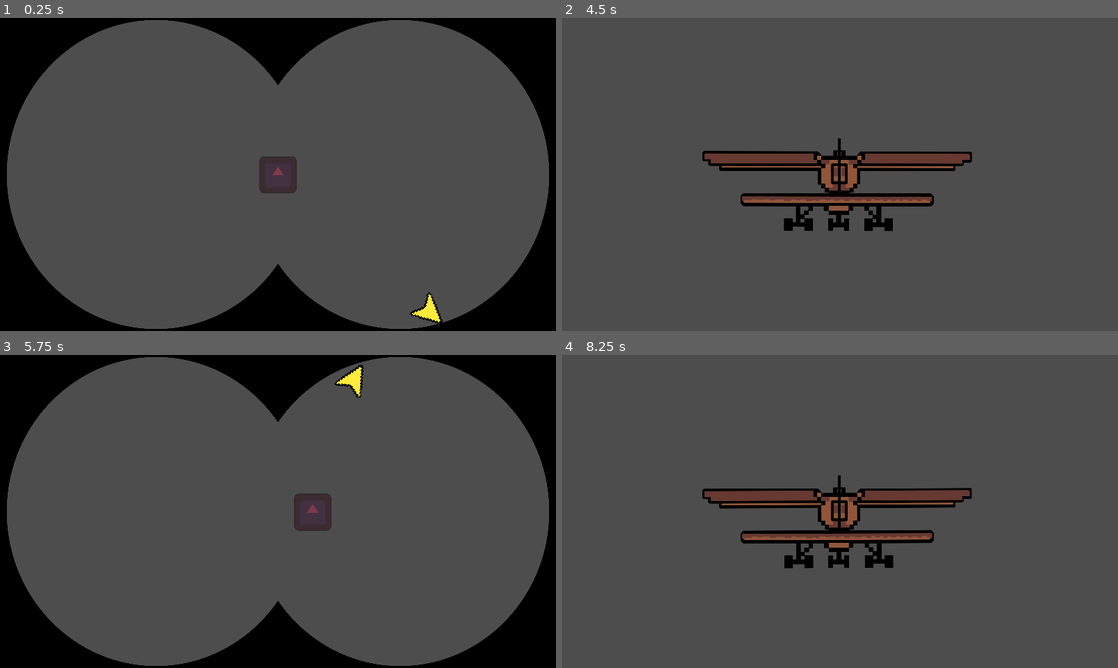
Above: before the commit, frames 1-4 (two rows, left to right).
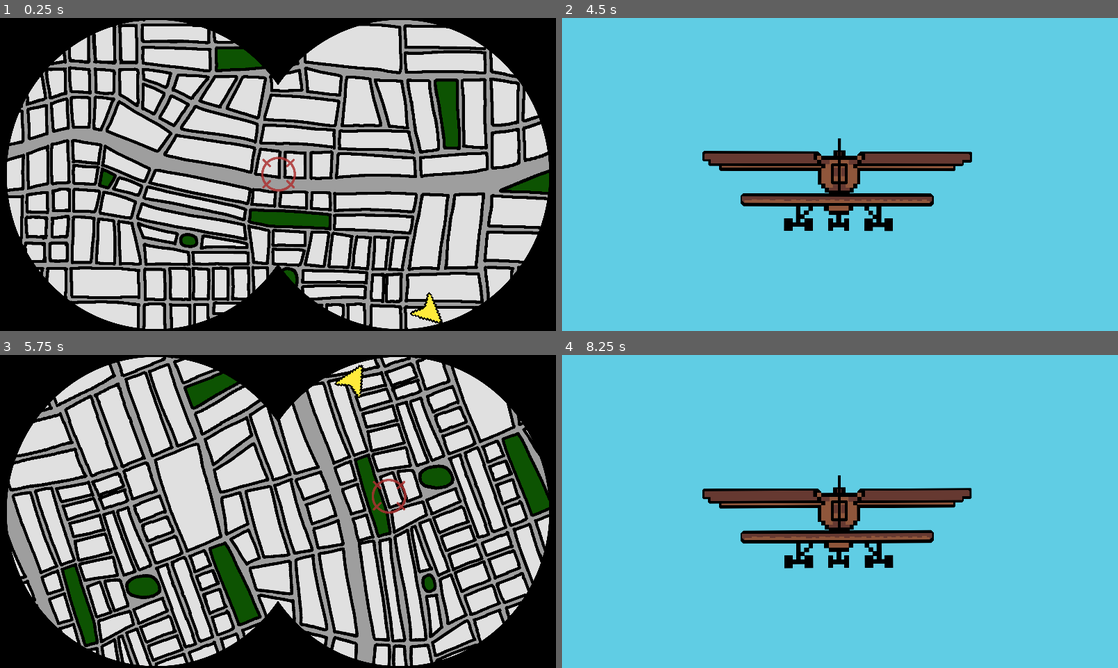
Above: after the commit, the same moments.

Repository: milksake/Slime
Game: Godot game, scene res://scenes/game.tscn
Same seed, same stepped clock (60 frames per second), same inputs: the game is played once before the commit and once after it. This scene is started directly instead of the project's main scene. The engine's default icon, where the game draws it, is replaced by a stand-in: a white triangle on a blue panel in a dark square.
Inputs (mouse positions are in pixels of both pictures, inside the frame that each line leads up to):
- Up to frame 1 (0.25 s): no input
- Up to frame 2 (4.5 s): move the mouse to (962, 158) at 0.52 s; hold Right (ui_right) 0.53-1.28 s; tap X (change_to_avion) at 0.6, 4.35 s; click (962, 158) at 0.67 s; move the mouse to (728, 190) at 1.27 s; hold A (limpiar_moco_izq) 1.28-2.03 s; tap Z (change_to_binocular) at 1.35 s; move the mouse to (895, 105) at 2.02 s; hold Right (ui_right) 2.03-3.53 s; tap C (change_to_moco) at 2.1 s; move the mouse to (812, 237) at 2.77 s; click (812, 237) at 2.85 s; move the mouse to (1006, 221) at 3.52 s; hold D (limpiar_moco_der) 3.53-4.28 s; hold A (limpiar_moco_izq) from 3.53 s (still down); move the mouse to (673, 127) at 4.27 s
- Up to frame 3 (5.75 s): keep holding A (limpiar_moco_izq); move the mouse to (305, 511) at 5.02 s; tap Z (change_to_binocular) at 5.1 s; click (305, 511) at 5.17 s
- Up to frame 4 (8.25 s): move the mouse to (756, 433) at 5.77 s; release A (limpiar_moco_izq) at 5.78 s; hold Right (ui_right) 5.78-8.03 s; tap C (change_to_moco) at 5.85 s; move the mouse to (962, 495) at 6.52 s; press the mouse at (962, 495) at 6.53 s; move the mouse to (728, 527) at 7.27 s; release the mouse at (728, 527) at 7.28 s; tap D (limpiar_moco_der) at 7.35 s; click (728, 527) at 7.42 s; move the mouse to (895, 442) at 8.02 s; hold A (limpiar_moco_izq) from 8.03 s (still down); tap X (change_to_avion) at 8.1 s

The runs differ from the first frame. In frame 1, 78% of the frame differs, in the area x 1-99%, y 0-100%; in frame 2, 95%; in frame 3, 78%; in frame 4, 95%, in the area x 0-100%, y 0-100%.

Commit message:
added sprites

Diff:
--- a/avion/avion.gd
+++ b/avion/avion.gd
@@ -6,6 +6,8 @@
 var max_speed = 4.0
 var rotation_aceleration = 0.2
 var return_speed = 20
+
+@export var planeSprite : Sprite2D
 
 var processs = true
 
@@ -28,13 +30,13 @@
 		emit_signal("speed_changed", rotation_speed)
 		print(rotation_speed)
 	else:
-		if abs(rotation) > 0.001:
-			var dir = sign(rotation)
+		if abs(planeSprite.rotation) > 0.001:
+			var dir = sign(planeSprite.rotation)
 			rotation_speed = -dir * return_speed * delta
 		else:
-			rotation = 0
+			planeSprite.rotation = 0
 			rotation_speed = 0
 
 	rotation_speed = clamp(rotation_speed, -max_speed, max_speed)
-	rotation += rotation_speed * delta
-	rotation = clamp(rotation, -max_rotation, max_rotation)
+	planeSprite.rotation += rotation_speed * delta
+	planeSprite.rotation = clamp(planeSprite.rotation, -max_rotation, max_rotation)
--- a/avion/avion.tscn
+++ b/avion/avion.tscn
@@ -1,13 +1,24 @@
-[gd_scene load_steps=3 format=3 uid="uid://c7c4y80v8agw3"]
+[gd_scene load_steps=5 format=3 uid="uid://c7c4y80v8agw3"]
 
 [ext_resource type="Script" path="res://avion/avion.gd" id="1_2mica"]
 [ext_resource type="Texture2D" uid="uid://bwx07ltrs1rxe" path="res://scripts/avioneta.png" id="2_mlaa0"]
 
-[node name="avion" type="Node2D"]
+[sub_resource type="Gradient" id="Gradient_12w2f"]
+offsets = PackedFloat32Array(0)
+colors = PackedColorArray(0.376471, 0.803922, 0.894118, 1)
+
+[sub_resource type="GradientTexture2D" id="GradientTexture2D_otgyb"]
+gradient = SubResource("Gradient_12w2f")
+width = 1920
+height = 1080
+
+[node name="avion" type="Node2D" node_paths=PackedStringArray("planeSprite")]
 position = Vector2(960, 540)
 script = ExtResource("1_2mica")
+planeSprite = NodePath("Avioneta")
 
 [node name="Sprite2D" type="Sprite2D" parent="."]
+texture = SubResource("GradientTexture2D_otgyb")
 
 [node name="Avioneta" type="Sprite2D" parent="."]
 position = Vector2(-9, 61)
--- a/scenes/binocular.tscn
+++ b/scenes/binocular.tscn
@@ -1,20 +1,22 @@
-[gd_scene load_steps=6 format=3 uid="uid://c02pxyk02f7fw"]
+[gd_scene load_steps=7 format=3 uid="uid://c02pxyk02f7fw"]
 
 [ext_resource type="Script" path="res://scripts/binocular.gd" id="1_k0oi4"]
 [ext_resource type="PackedScene" uid="uid://ccftxic4q1bno" path="res://scenes/target.tscn" id="2_cj21g"]
 [ext_resource type="PackedScene" uid="uid://uxwtk1n50hnr" path="res://scenes/arrow.tscn" id="3_jamr6"]
 [ext_resource type="Texture2D" uid="uid://bm8larv2opxml" path="res://assets/binoculares.png" id="3_rgv22"]
 [ext_resource type="PackedScene" uid="uid://dolwsfd4w08nk" path="res://scenes/target_symbol.tscn" id="4_ktapy"]
+[ext_resource type="Texture2D" uid="uid://bihdklb8s4hea" path="res://assets/mapa.png" id="6_n62ml"]
 
-[node name="Binocular" type="Node2D" node_paths=PackedStringArray("arrow", "camera", "target_symbol")]
+[node name="Binocular" type="Node2D" node_paths=PackedStringArray("arrow", "camera", "target_symbol", "map")]
 script = ExtResource("1_k0oi4")
 plane_velocity = 50.0
-target_symbol_velocity = 1.0
+target_symbol_velocity = 5.0
 decrease_angular_velocity_factor = 0.5
 target_scene = ExtResource("2_cj21g")
 arrow = NodePath("Camera2D/Arrow")
 camera = NodePath("Camera2D")
 target_symbol = NodePath("Camera2D/TargetSymbol")
+map = NodePath("Sprite2D")
 spawnAreaLimits = Rect2(-1000, -1000, 2000, 2000)
 
 [node name="Camera2D" type="Camera2D" parent="."]
@@ -29,3 +31,9 @@
 z_index = 1
 scale = Vector2(0.55, -0.569)
 texture = ExtResource("3_rgv22")
+
+[node name="Sprite2D" type="Sprite2D" parent="."]
+texture_repeat = 2
+texture = ExtResource("6_n62ml")
+region_enabled = true
+region_rect = Rect2(0, 0, 9600, 5400)
--- a/scenes/target.tscn
+++ b/scenes/target.tscn
@@ -1,7 +1,7 @@
 [gd_scene load_steps=8 format=3 uid="uid://ccftxic4q1bno"]
 
 [ext_resource type="Script" path="res://scripts/target.gd" id="1_4tyaf"]
-[ext_resource type="Texture2D" uid="uid://cl50auwggjif2" path="res://assets/CHURCH.png" id="2_2leyc"]
+[ext_resource type="Texture2D" uid="uid://bwh6enurwv0od" path="res://assets/target.png" id="2_0jfqj"]
 [ext_resource type="Texture2D" uid="uid://biyvhcl18r8l" path="res://assets/explosion2.png" id="3_c6nby"]
 [ext_resource type="Texture2D" uid="uid://cpyln8kn24bxd" path="res://assets/explosion3.png" id="4_ee5yp"]
 [ext_resource type="Texture2D" uid="uid://2w0xw0gphoo3" path="res://assets/explosion1.png" id="5_1cny1"]
@@ -40,8 +40,9 @@
 
 [node name="Icon" type="Sprite2D" parent="."]
 texture_filter = 1
-scale = Vector2(2, 2)
-texture = ExtResource("2_2leyc")
+position = Vector2(-30, 0)
+scale = Vector2(0.5, 0.5)
+texture = ExtResource("2_0jfqj")
 
 [node name="VisibleOnScreenNotifier2D" type="VisibleOnScreenNotifier2D" parent="."]
 scale = Vector2(6.4, 6.4)
@@ -50,6 +51,8 @@
 position = Vector2(0, 20)
 scale = Vector2(5, 5)
 sprite_frames = SubResource("SpriteFrames_f2v2v")
+frame = 2
+frame_progress = 1.0
 
 [connection signal="animation_finished" from="AnimatedSprite2D" to="." method="_on_animated_sprite_2d_animation_finished"]
 [connection signal="frame_changed" from="AnimatedSprite2D" to="." method="_on_animated_sprite_2d_frame_changed"]
--- a/scenes/target_symbol.tscn
+++ b/scenes/target_symbol.tscn
@@ -1,6 +1,6 @@
 [gd_scene load_steps=3 format=3 uid="uid://dolwsfd4w08nk"]
 
-[ext_resource type="Texture2D" uid="uid://cqqiqerlqlrq" path="res://icon.svg" id="1_yqmhh"]
+[ext_resource type="Texture2D" uid="uid://papmgepflouj" path="res://assets/mira.png" id="1_h7hh5"]
 
 [sub_resource type="RectangleShape2D" id="RectangleShape2D_d7tya"]
 size = Vector2(128, 128)
@@ -11,8 +11,8 @@
 collision_mask = 8
 
 [node name="Sprite" type="Sprite2D" parent="."]
-modulate = Color(0.729412, 0.141176, 0.270588, 0.482353)
-texture = ExtResource("1_yqmhh")
+modulate = Color(1, 1, 1, 0.843137)
+texture = ExtResource("1_h7hh5")
 
 [node name="CollisionShape2D" type="CollisionShape2D" parent="."]
 shape = SubResource("RectangleShape2D_d7tya")
--- a/scripts/binocular.gd
+++ b/scripts/binocular.gd
@@ -8,6 +8,7 @@
 @export var arrow : Arrow
 @export var camera : Camera2D
 @export var target_symbol : Area2D
+@export var map : Sprite2D
 
 @export var spawnAreaLimits : Rect2
 
@@ -77,6 +78,23 @@
 		turn(angular_velocity * delta)
 	#print(angular_velocity)
 
+	var cam_size = camera.get_viewport_rect().size
+	var cam_points : Array[Vector2] = [
+		camera.global_position + Vector2(-cam_size.x/2, -cam_size.y/2),
+		camera.global_position + Vector2(cam_size.x/2, -cam_size.y/2),
+		camera.global_position + Vector2(-cam_size.x/2, cam_size.y/2),
+		camera.global_position + Vector2(cam_size.x/2, cam_size.y/2)
+	]
+	for p in cam_points:
+		if p.x < map.global_position.x - 1920*1.5:
+			map.global_position.x -= 1920
+		if p.x > map.global_position.x + 1920*1.5:
+			map.global_position.x += 1920
+		if p.y < map.global_position.y - 1080*1.5:
+			map.global_position.y -= 1080
+		if p.y > map.global_position.y + 1080*1.5:
+			map.global_position.y += 1080
+
 func newTarget():
 	target = target_scene.instantiate()
 	target.connect("input_event", destroyTarget.bind(target))
